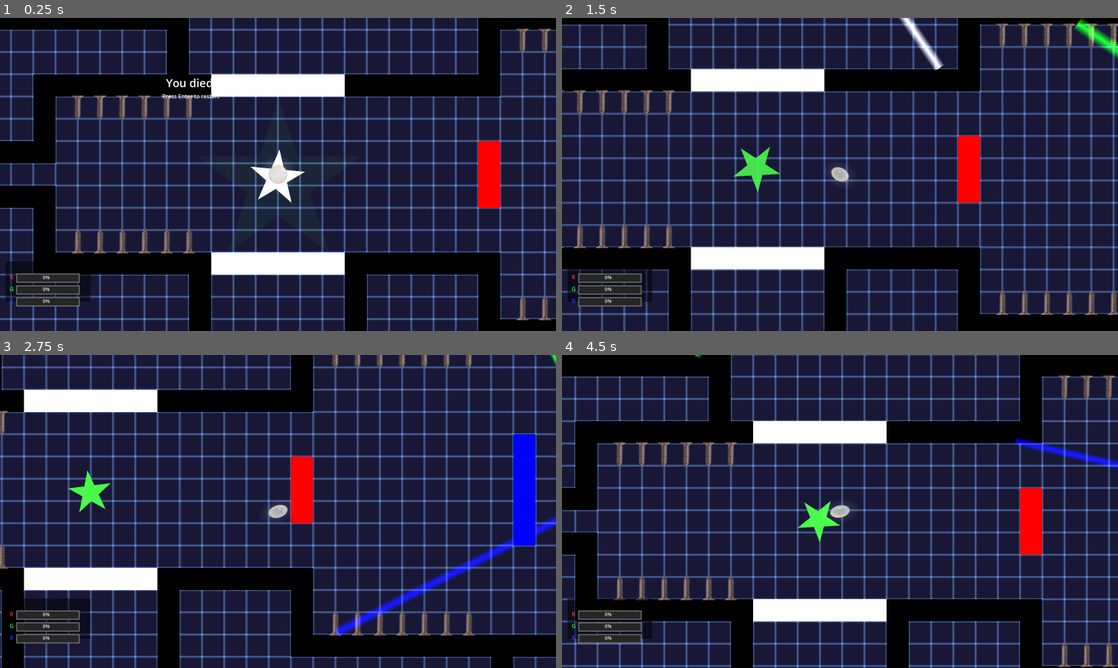
Above: before the commit, frames 1-4 (two rows, left to right).
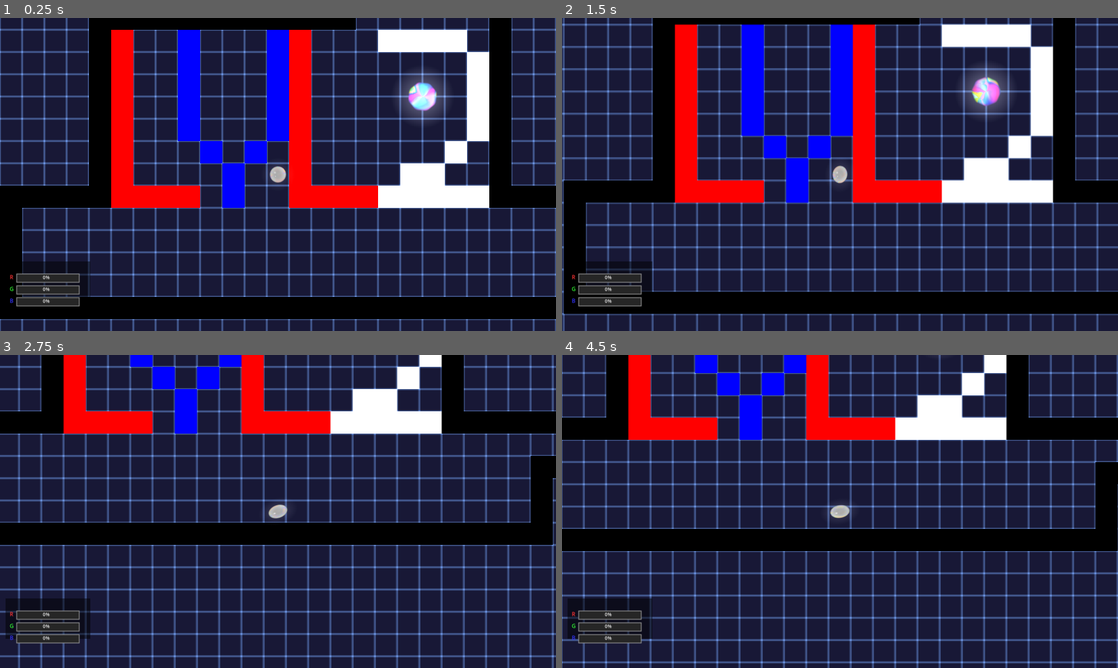
Above: after the commit, the same moments.

Repository: RianShinozaki/ColorBubbleGame
Game: Godot game, scene res://Maps/Level1.tscn
Same seed, same stepped clock (60 frames per second), same inputs: the game is played once before the commit and once after it.
Inputs:
- Up to frame 1 (0.25 s): no input
- Up to frame 2 (1.5 s): tap Enter (respawn) at 0.5 s; hold Right (ui_right) 0.53-1.28 s; hold Down (ui_down) from 1.28 s (still down)
- Up to frame 3 (2.75 s): release Down (ui_down) at 2.03 s; hold Right (ui_right) from 2.03 s (still down)
- Up to frame 4 (4.5 s): release Right (ui_right) at 2.78 s; hold Up (ui_up) 2.78-3.53 s; hold Left (ui_left) from 3.53 s (still down)

The runs differ from the first frame. In frame 1, 54% of the frame differs, in the area x 0-100%, y 0-100%; in frame 2, 54%; in frame 3, 51%; in frame 4, 55%.

Commit message:
Fixed spawn pos

Diff:
--- a/Maps/Level1.tscn
+++ b/Maps/Level1.tscn
@@ -878,7 +878,7 @@
 position = Vector2(704, -1056)
 
 [node name="PlayerBubble" parent="." instance=ExtResource("12_f083c")]
-position = Vector2(704, -1056)
+position = Vector2(288, 96)
 collision_mask = 1793
 
 [node name="WeenieBubble" parent="." instance=ExtResource("13_8pwr6")]
